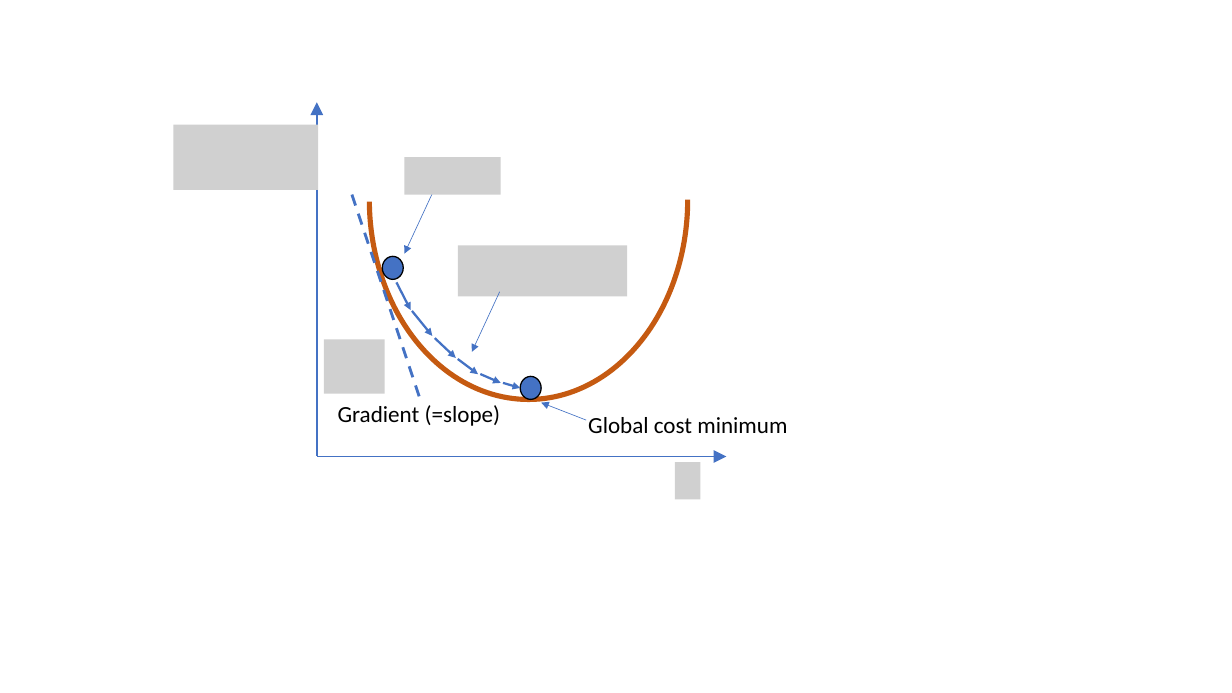
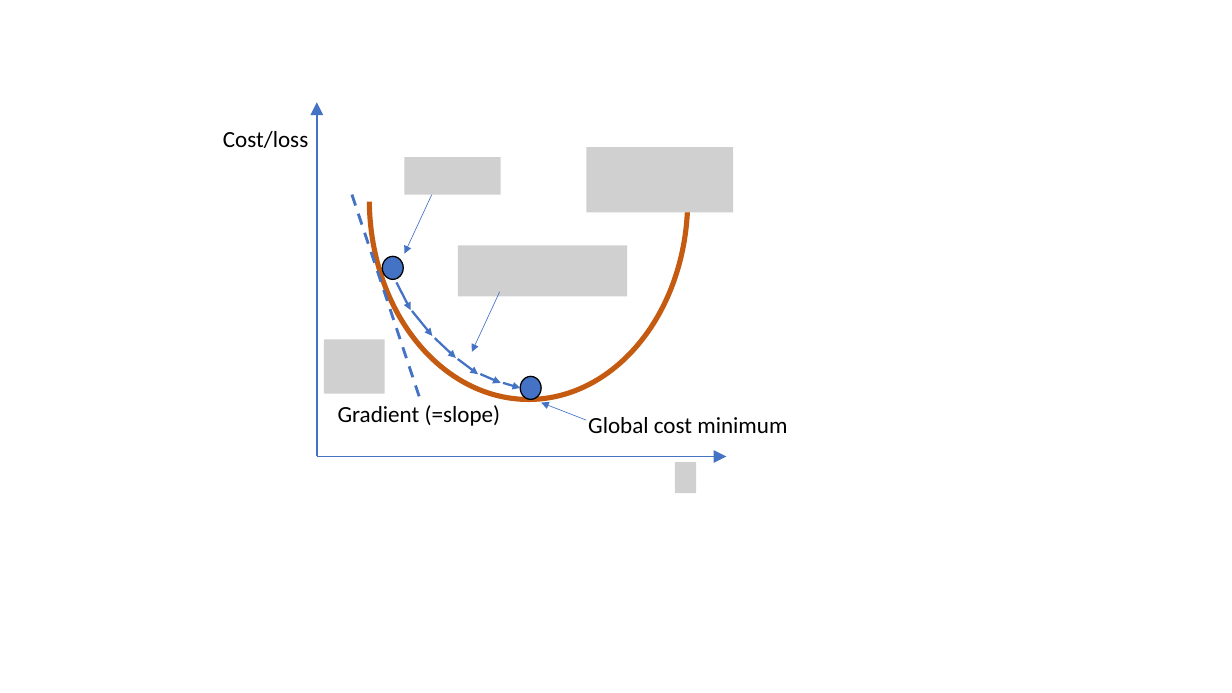
Before and after one commit to daniel-yj-yang/ml, a slide deck: slide 1 of model_training/images/gradient_descent.pptx. Drawn at 1232x693 pixels with LibreOffice and Linux fonts; fonts in the diff are those of the drawing; grey boxes stand for pictures. Boxes give left, top, right and bottom in pixels: in the first picture for what was removed or moved away, otherwise in the second. Text is boxed around its words. In the diff, an @@ line names an element or a change of style, - is before the commit and + after.

```diff
--- a/model_training/images/gradient_descent.pptx
+++ b/model_training/images/gradient_descent.pptx
@@ picture removed at box(174, 125, 319, 190) @@
@@ text added at box(223, 131, 308, 148), 18 pt, text #000000 @@
+Cost/loss
@@ picture added at box(587, 147, 734, 213) @@
@@ picture: place and size @@
-picture at box(676, 462, 701, 499)
+picture at box(676, 462, 697, 494)
```
Also in this commit, not shown: 1 other file.
